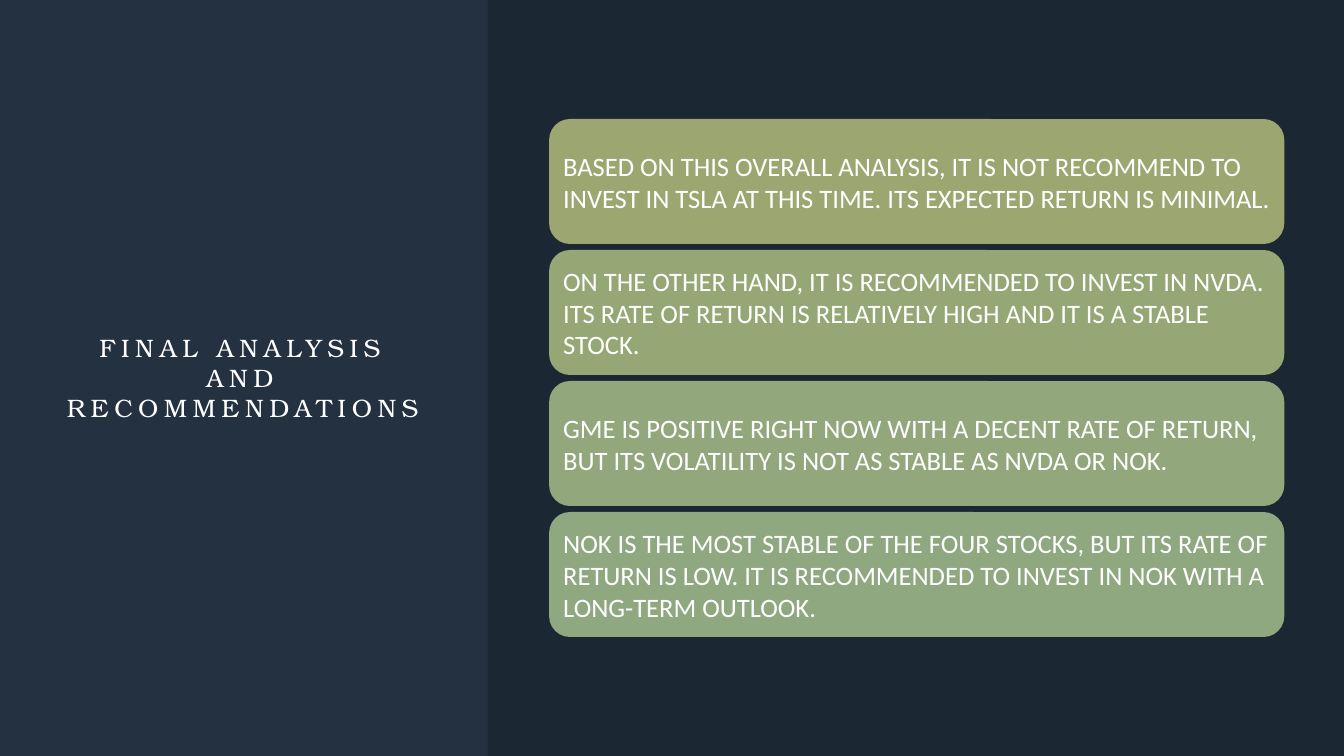
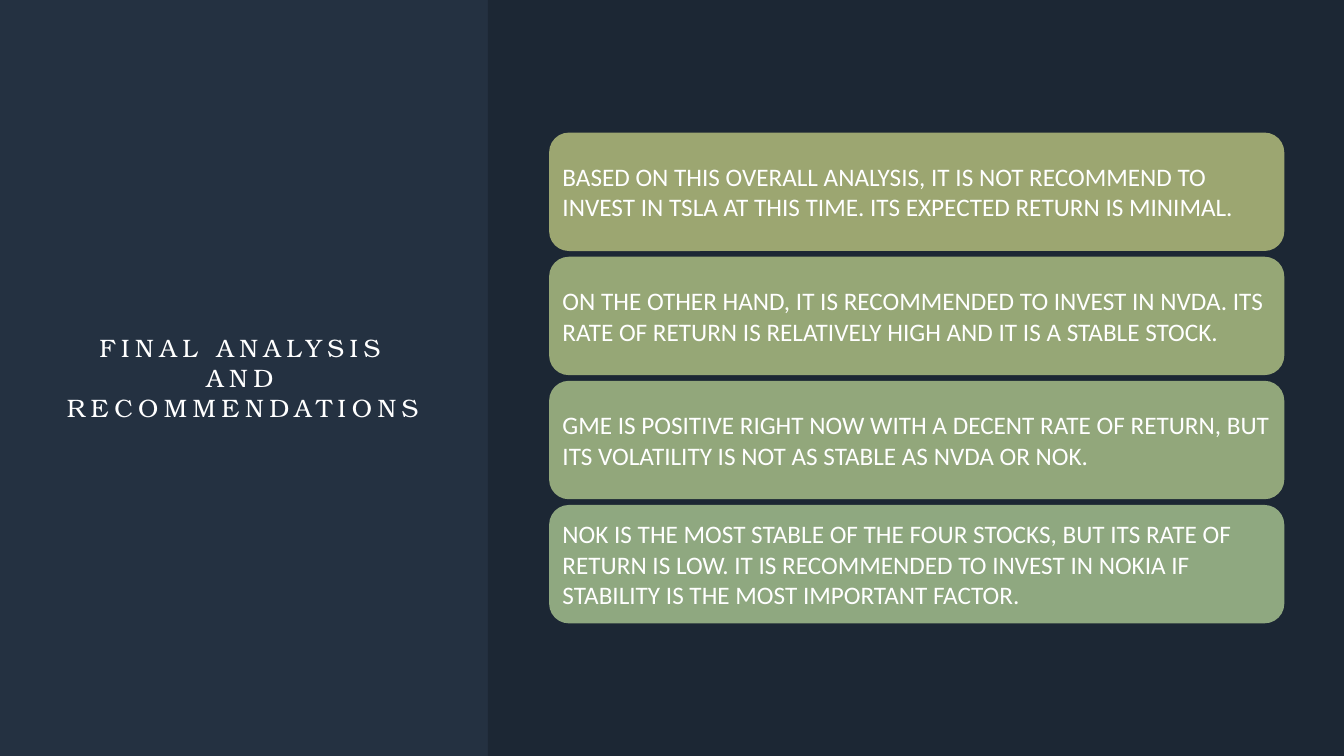
Before and after one commit to annikaboudwin/tech-stock-analysis, a slide deck: slide 14 of Brief tech stock analysis.pptx. Drawn at 1344x756 pixels with LibreOffice and Linux fonts; fonts in the diff are those of the drawing. Boxes give left, top, right and bottom in pixels: in the first picture for what was removed or moved away, otherwise in the second. Text is boxed around its words. In the diff, an @@ line names an element or a change of style, - is before the commit and + after.

```diff
--- a/Brief tech stock analysis.pptx
+++ b/Brief tech stock analysis.pptx
@@ rounded rectangle: place and size @@
-rounded rectangle at [549,119,1285,244]
+rounded rectangle at [549,133,1285,251]
@@ size 19 to 18 pt in 3 elements at [562,293,1263,341], [562,417,1269,465], [562,169,1232,216] @@
@@ text "BASED ON THIS OVERALL ANALYSIS, ...": place and size @@
-text "BASED ON THIS OVERALL ANALYSIS, ..." at [563,159,1269,208]
+text "BASED ON THIS OVERALL ANALYSIS, ..." at [562,169,1232,216]
@@ rounded rectangle: place and size @@
-rounded rectangle at [549,250,1285,375]
+rounded rectangle at [549,257,1285,375]
@@ rounded rectangle: place and size @@
-rounded rectangle at [549,381,1285,506]
+rounded rectangle at [549,381,1285,499]
@@ rounded rectangle: place and size @@
-rounded rectangle at [549,512,1285,637]
+rounded rectangle at [549,505,1285,623]
@@ text at [562,527,1231,604]: text changed; size 19 to 18 pt @@
-NOK IS THE MOST STABLE OF THE FOUR STOCKS, BUT ITS RATE OF RETURN IS LOW. IT IS RECOMMENDED TO INVEST IN NOK WITH A LONG-TERM OUTLOOK.
+NOK IS THE MOST STABLE OF THE FOUR STOCKS, BUT ITS RATE OF RETURN IS LOW. IT IS RECOMMENDED TO INVEST IN NOKIA IF STABILITY IS THE MOST IMPORTANT FACTOR.
```
Also in this commit, not shown: 2 other slides changed.
